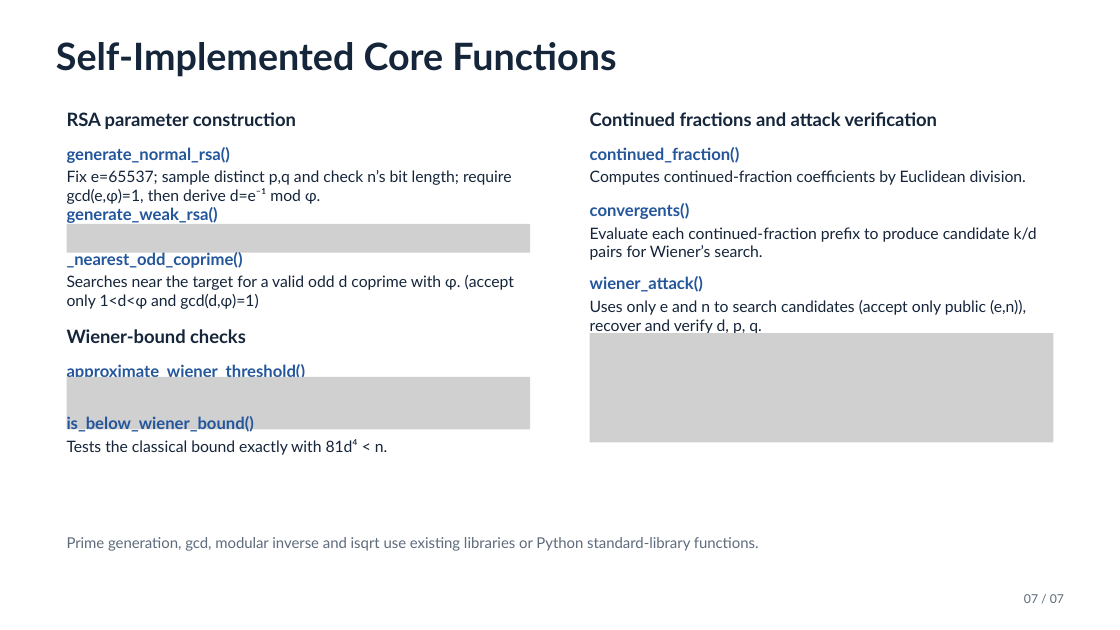
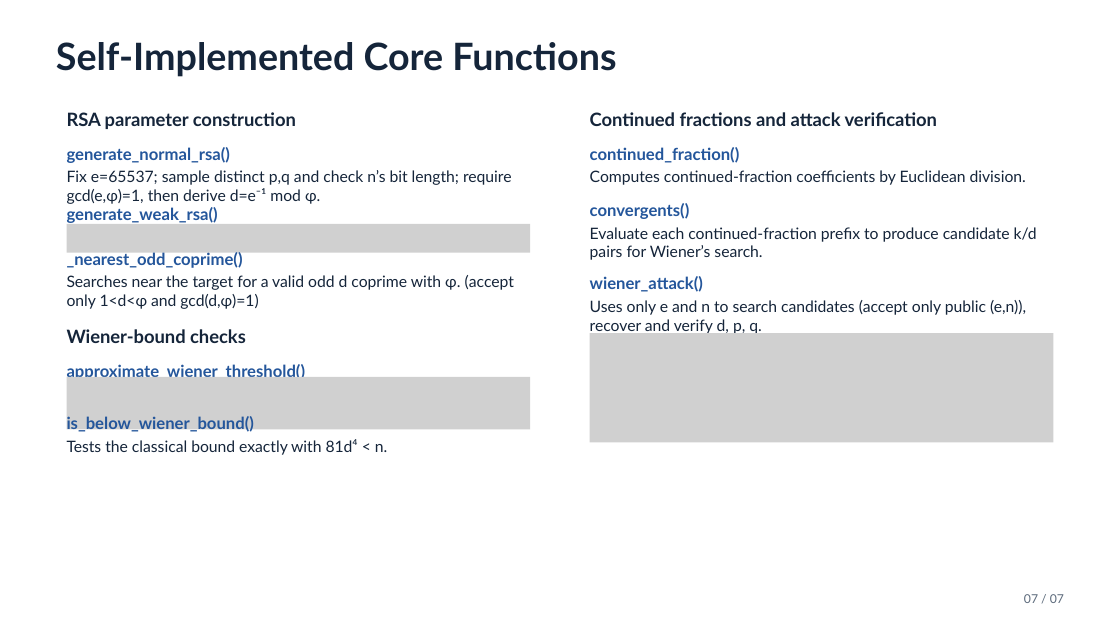
Before and after one commit to GeraltWu/RSA-Wiener-attack, a slide deck: slide 7 of docs/RSA_Wiener_Attack_EN.pptx. Drawn at 1120x630 pixels with LibreOffice and Linux fonts; fonts in the diff are those of the drawing; grey boxes stand for pictures. Boxes give left, top, right and bottom in pixels: in the first picture for what was removed or moved away, otherwise in the second. Text is boxed around its words. In the diff, an @@ line names an element or a change of style, - is before the commit and + after.

```diff
--- a/docs/RSA_Wiener_Attack_EN.pptx
+++ b/docs/RSA_Wiener_Attack_EN.pptx
@@ text removed at [67,537,759,551] @@
-Prime generation, gcd, modular inverse and isqrt use existing libraries or Python standard-library functions.
```
Also in this commit, not shown: 1 other slide changed, 5 other files.
